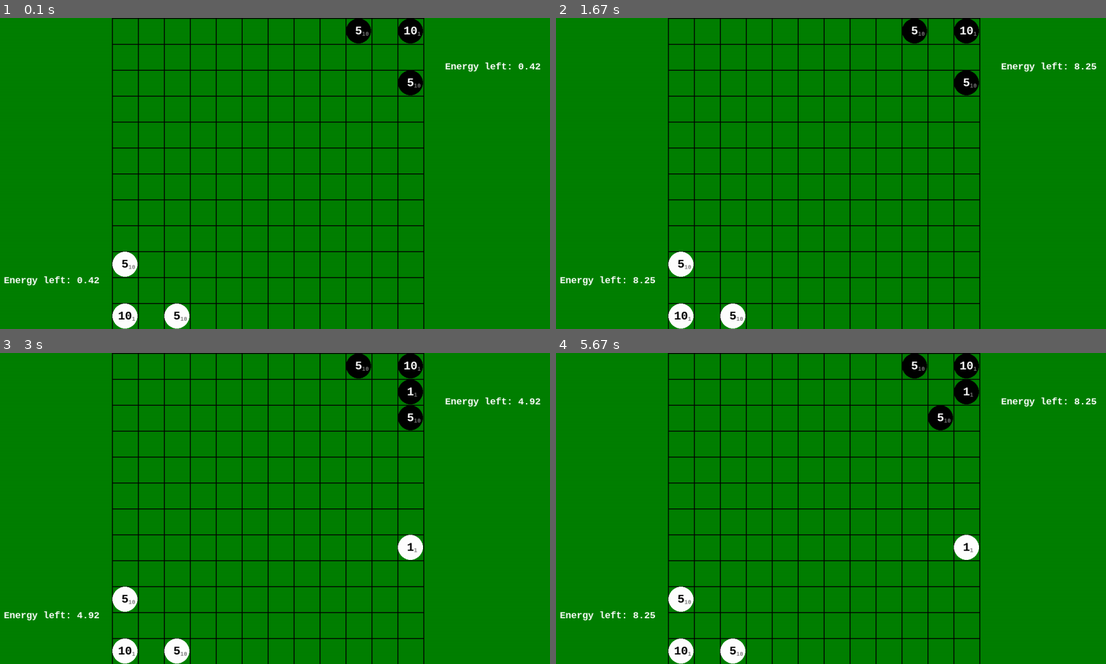
Above: before the commit, frames 1-4 (two rows, left to right).
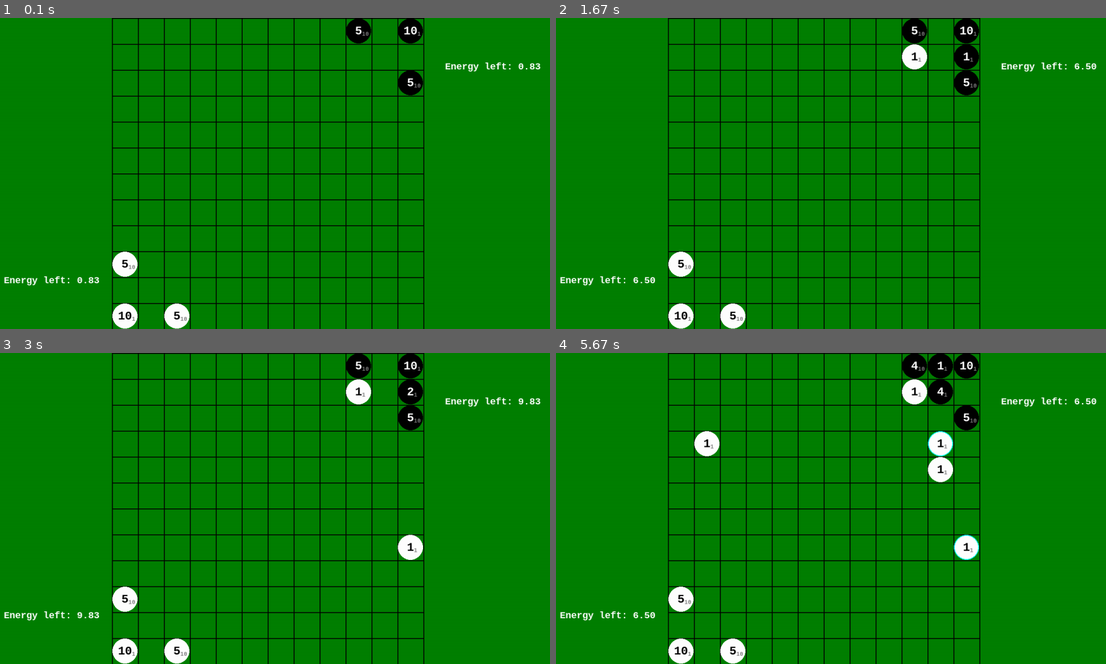
Above: after the commit, the same moments.

Repository: stanX19/pygame_projects
Game: pygame game, started from projects/my_reversi/main.py
Same seed, same stepped clock (60 frames per second), same inputs: the game is played once before the commit and once after it.
Inputs (mouse positions are in pixels of both pictures, inside the frame that each line leads up to):
- Up to frame 1 (0.1 s): no input
- Up to frame 2 (1.67 s): right-click (825, 195) at 0.38 s; click (908, 64) at 1.22 s
- Up to frame 3 (3 s): click (418, 558) at 2.38 s
- Up to frame 4 (5.67 s): click (946, 452) at 3.78 s; click (952, 430) at 4.12 s; click (699, 452) at 4.45 s; click (979, 542) at 4.78 s; click (941, 468) at 5.12 s

The runs differ from the first frame. In frame 1, less than 0.1% of the frame differs, in the area x 16-99%, y 14-86%; in frame 2, 0.7%; in frame 3, 0.4%; in frame 4, 2.8%, in the area x 13-99%, y 0-86%.

Commit message:
modify upgrade, select

Diff:
--- a/projects/my_reversi/main.py
+++ b/projects/my_reversi/main.py
@@ -18,10 +18,10 @@
 LINE_COLOR = (0, 0, 0)
 BACKGROUND_COLOR = (0, 128, 0)  # Green background
 LINE_MARGIN = LINE_WIDTH // 2  # Margin for line detection
-ENERGY_RECOVERY_RATE = 5  # Energy recovery per second
-MAX_ENERGY = 100  # Maximum energy
+ENERGY_RECOVERY_RATE = 10  # Energy recovery per second
+MAX_ENERGY = 160  # Maximum energy
 BASIC_UNIT_COST = 10  # Energy cost to spawn a unit
-UPGRADE_UNIT_COST = 5  # Energy cost to upgrade a unit
+UPGRADE_UNIT_COST = 10  # Energy cost to upgrade a unit
 
 unit_nu_font = pygame.font.SysFont("consolas", CELL_SIZE // 2, bold=True, italic=False)
 unit_nu_font_small = pygame.font.SysFont("consolas", CELL_SIZE // 4, bold=True, italic=False)
@@ -34,10 +34,12 @@
         self.contrast_color: tuple = (255 - color[0], 255 - color[1], 255 - color[2])
         self.hp: float = hp
         self.dmg: float = dmg
-        self.move_cd: float = move_cd
+        self.move_cd: float = move_cd * 2
         self.search_radius: float = search_radius
-        self._move_timer: float = move_cd
-        self._atk_timer: float = move_cd
+        self._move_timer: float = move_cd * 4
+        self._atk_timer: float = move_cd * 4
+        self.selected: bool = False
+        self.target_cord: Union[None, tuple[int, int]] = None
 
     @property
     def move_timer(self):
@@ -62,6 +64,10 @@
     def update_time(self, delta_time):
         self.atk_timer -= delta_time
         self.move_timer -= delta_time
+
+    def upgrade(self):
+        self.hp += 1
+        self.move_cd *= 0.9
 
     def __str__(self):
         return f"{self.__class__}[hp={self.hp}, dmg={self.dmg}\
@@ -86,14 +92,21 @@
         self.screen = pygame.display.set_mode((SCREEN_WIDTH, SCREEN_HEIGHT))
         pygame.display.set_caption("Reversi Board")
         self.grid: list[list[Union[None, Unit]]] = [[None for _ in range(GRID_SIZE)] for _ in range(GRID_SIZE)]
-        self.running = True
+        self.running: bool = True
+        self.quit: bool = False
         self.clock = pygame.time.Clock()  # For delta time
+        self.balance: float = 0.0
+        self.energy: float = 0
+        self.black_energy: float = 0
+        self.init_game()
+
+    def init_game(self):
+        self.grid: list[list[Union[None, Unit]]] = [[None for _ in range(GRID_SIZE)] for _ in range(GRID_SIZE)]
+        self.running: bool = True
+        self.quit: bool = False
         self.balance = 0.0
         self.energy = 0
         self.black_energy = 0
-        self.init_game()
-
-    def init_game(self):
         # headquarters, 5 health, can fight back (1), delay: 1, range=melee
         self.grid[GRID_SIZE - 1][0] = White(10, 1, 1, 1)
         self.grid[GRID_SIZE - 3][0] = White(5, 10, 3, 1)
@@ -267,7 +280,7 @@
 
                 hp_number = unit_nu_font.render(str(unit.hp), True, unit.contrast_color)
                 hp_rect = hp_number.get_rect(center=center)
-                dmg_number = unit_nu_font_small.render(str(unit.dmg), True, (125, 125, 125))
+                dmg_number = unit_nu_font_small.render(str(unit.dmg), True, (128, 128, 128))
                 dmg_rect = dmg_number.get_rect(center=center)
                 dmg_rect.left = hp_rect.right
                 dmg_rect.y += CELL_SIZE // 8
@@ -275,6 +288,9 @@
                 # dmg first
                 self.screen.blit(dmg_number, dmg_rect)
                 self.screen.blit(hp_number, hp_rect)
+
+                if unit.selected:
+                    pygame.draw.circle(self.screen, (0, 255, 255), center, radius, width=2)
 
     def draw_info(self):
         info_text = info_font.render(f"""Energy left: {self.energy:<6.2f}""", True, (255, 255, 255))
@@ -310,20 +326,23 @@
         return None
 
     def spawn_black_unit(self, delta_time):
-        if self.black_energy < BASIC_UNIT_COST:
-            return
         if random.random() > 0.01:
             return
-        self.black_energy -= BASIC_UNIT_COST
         loc = self.find_max_hp_target(Black)
         if loc is None:
             return
         if self.grid[loc[1]][loc[0]].hp <= 1:
             return
-        for dy, dx in [(-1, 0), (1, 0), (0, -1), (0, 1)]:
+        for dy, dx in [(-1, 0), (1, 0), (0, -1), (0, 1), (-1, -1), (1, 1), (1, -1), (-1, 1)]:
             y, x = loc[1] + dy, loc[0] + dx
-            if 0 <= x < GRID_SIZE and 0 <= y < GRID_SIZE and not self.grid[y][x]:
+            if not (0 <= x < GRID_SIZE and 0 <= y < GRID_SIZE):
+                continue
+            if type(self.grid[y][x]) is Black and self.black_energy >= UPGRADE_UNIT_COST:
+                self.grid[y][x].upgrade()
+                self.black_energy -= UPGRADE_UNIT_COST
+            if not self.grid[y][x] and self.black_energy >= BASIC_UNIT_COST:
                 self.grid[y][x] = Black(1, 1, 1, GRID_SIZE ** 2)
+                self.black_energy -= BASIC_UNIT_COST
                 break
 
     def recover_energy(self, delta_time):
@@ -337,11 +356,12 @@
             return
         if isinstance(self.grid[y][x], White) and event.button == 3 and self.energy >= UPGRADE_UNIT_COST:
             self.energy -= UPGRADE_UNIT_COST
-            self.grid[y][x].hp += 1
-            self.grid[y][x].dmg += 1
+            self.grid[y][x].upgrade()
         elif event.button == 1 and self.grid[y][x] is None and self.energy >= BASIC_UNIT_COST:
             self.energy -= BASIC_UNIT_COST
-            self.place_unit(y, x, White(1, 1, 1, 4))
+            self.place_unit(y, x, White(1, 1, 1, 2))
+        elif event.button == 1 and isinstance(self.grid[y][x], White):
+            self.grid[y][x].selected = not self.grid[y][x].selected
 
     def check_end_game(self):
         count = {
@@ -360,12 +380,13 @@
             self.running = False
 
     def run(self):
+        self.init_game()
         self.running = True
-        while self.running:
+        while self.running and not self.quit:
             delta_time = self.clock.tick(60) / 1000.0  # Get delta time
             for event in pygame.event.get():
                 if event.type == pygame.QUIT:
-                    self.running = False
+                    self.quit = True
                 elif event.type == pygame.MOUSEBUTTONDOWN:
                     self.handle_mouse_event(event)
 
@@ -381,15 +402,22 @@
             pygame.display.flip()
 
         self.running = True
-        while self.running:
+        while self.running and not self.quit:
             for event in pygame.event.get():
                 if event.type == pygame.QUIT:
+                    self.quit = True
+                else:
                     self.running = False
-
-        pygame.quit()
-        sys.exit()
-
-
-# Create and run the game
-game = ReversiGame()
-game.run()
+        if self.quit:
+            return -1
+        return 0
+
+
+def main():
+    game = ReversiGame()
+    while game.run() == 0:
+        pass
+
+
+if __name__ == '__main__':
+    main()
